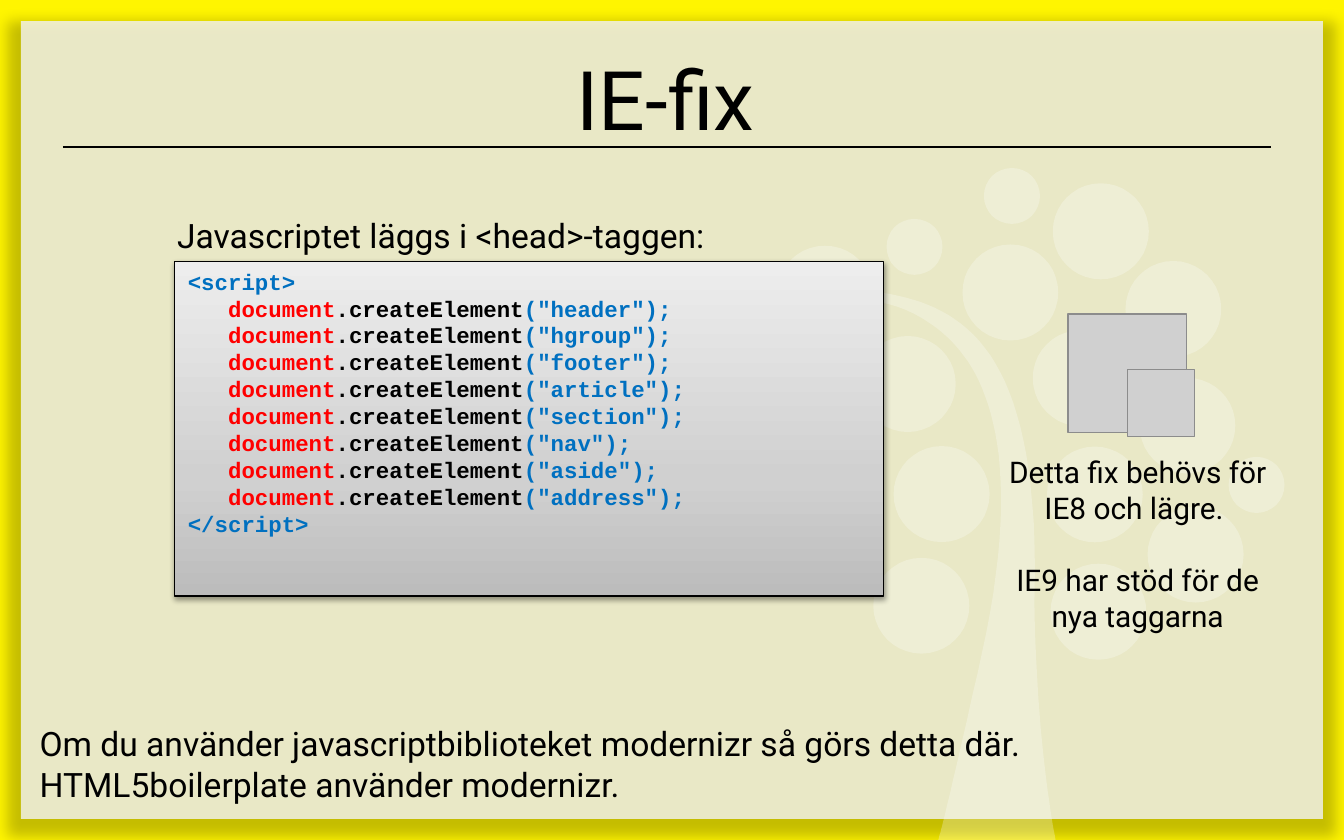
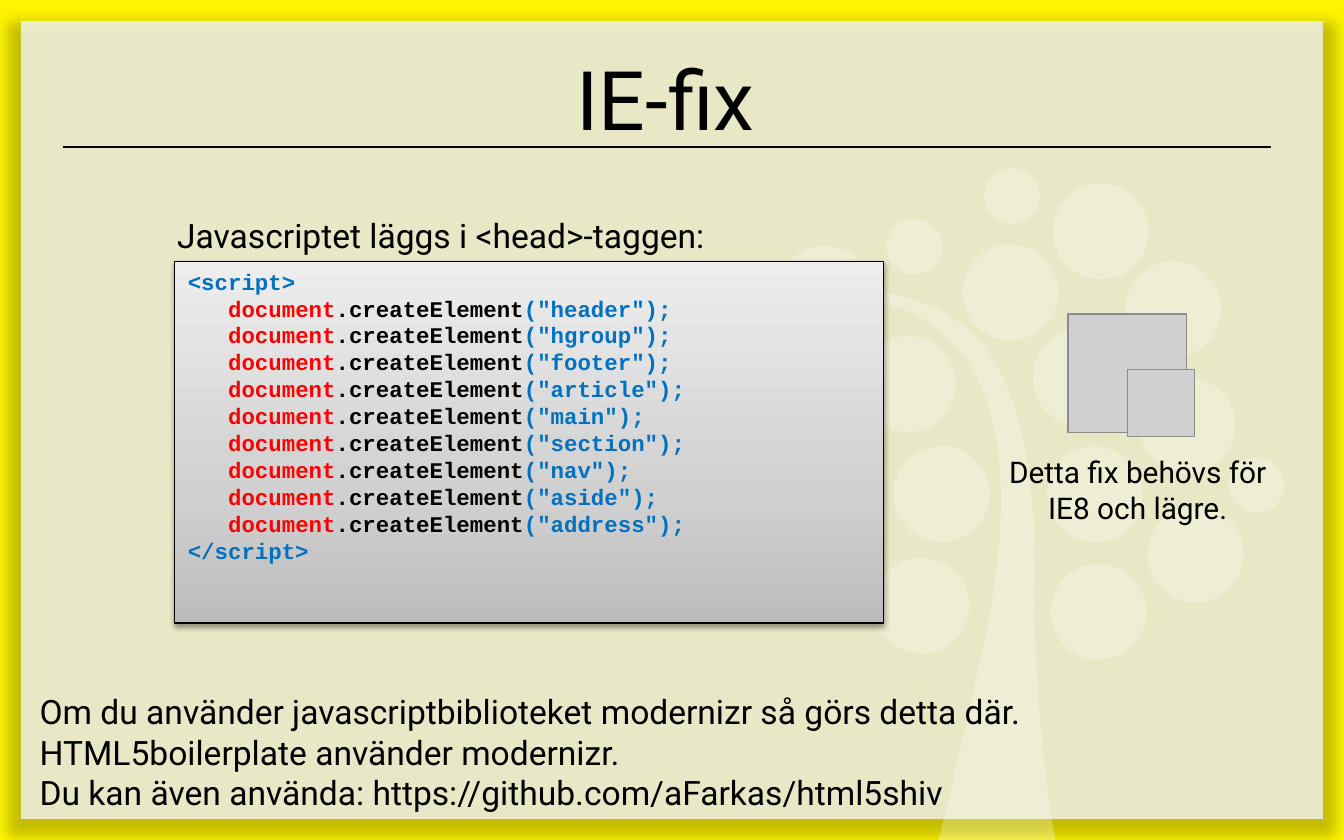
Before and after one commit to 1ik415/Kursmaterial, a slide deck: slide 18 of Föreläsningar/F06 - HTML5.pptx. Drawn at 1344x840 pixels with LibreOffice and Linux fonts; fonts in the diff are those of the drawing; grey boxes stand for pictures. Boxes give left, top, right and bottom in pixels: in the first picture for what was removed or moved away, otherwise in the second. Text is boxed around its words. In the diff, an @@ line names an element or a change of style, - is before the commit and + after.

```diff
--- a/Föreläsningar/F06 - HTML5.pptx
+++ b/Föreläsningar/F06 - HTML5.pptx
@@ rectangle "<script>": place and size @@
-rectangle "<script>" at <box>175,261,884,595</box>
+rectangle "<script>" at <box>175,261,884,622</box>
@@ text in rectangle at <box>228,381,685,429</box>: text changed @@
-document.createElement("article");
+document.createElement("article");
+document.createElement("main");
@@ text at <box>1016,568,1259,634</box>: paragraph removed @@
-IE9 har stöd för de nya taggarna
@@ text "Om du använder javascriptbiblioteket modernizr ...": place and size @@
-text "Om du använder javascriptbiblioteket modernizr ..." at <box>40,729,1020,804</box>
+text "Om du använder javascriptbiblioteket modernizr ..." at <box>40,697,1020,812</box>
@@ text at <box>40,779,943,812</box>: paragraph added @@
+Du kan även använda: https://github.com/aFarkas/html5shiv
```
Also in this commit, not shown: 9 other slides changed.
